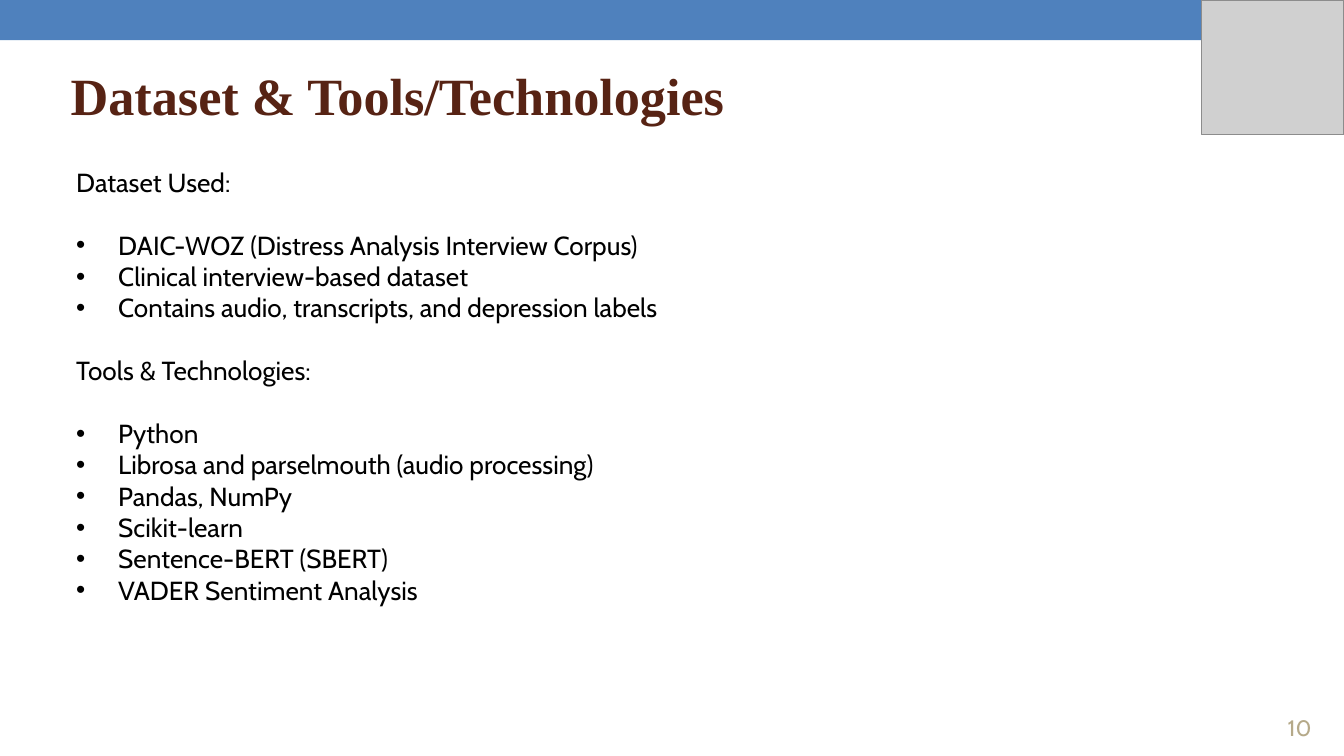
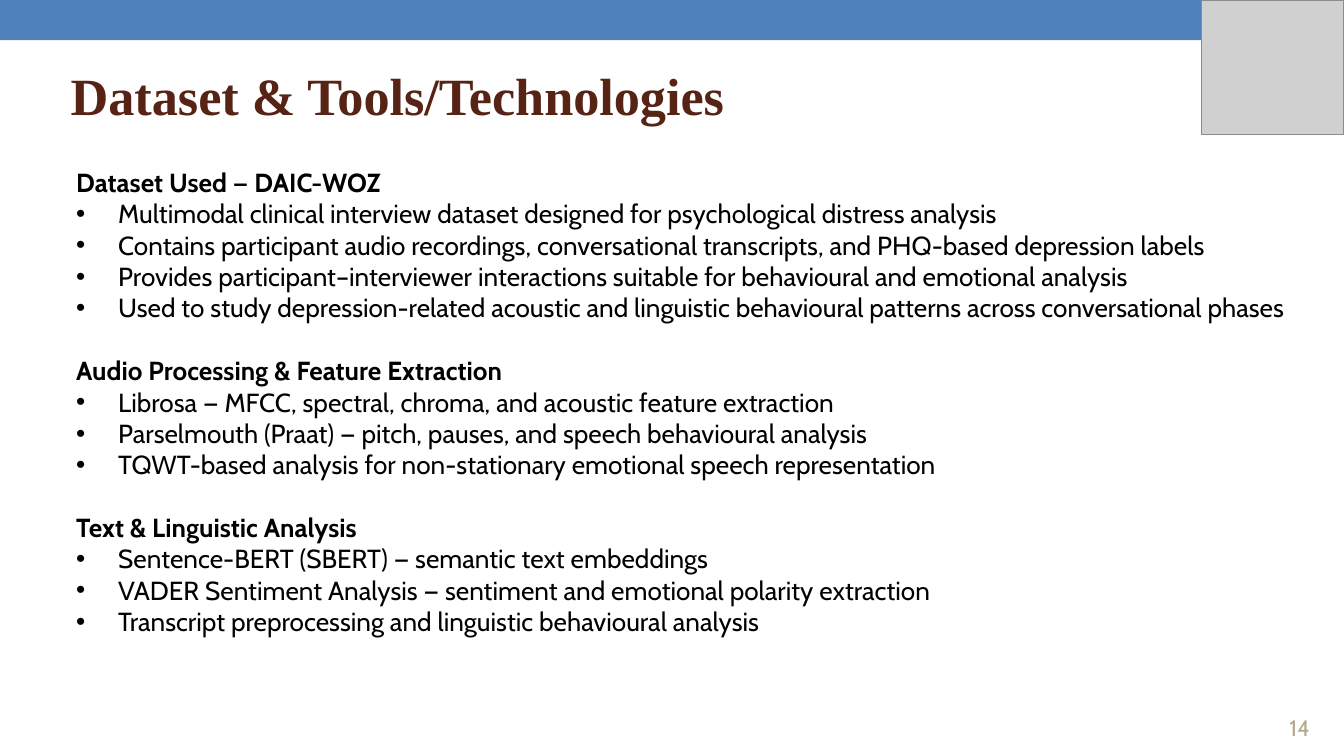
Before and after one commit to AuRa123456/mental-health-fyrp, a slide deck: slide 14 of FRP Documents/FYRP End-term Presentation PPT.pptx (slide 10 before the commit). Drawn at 1344x756 pixels with LibreOffice and Linux fonts; fonts in the diff are those of the drawing; grey boxes stand for pictures. Boxes give left, top, right and bottom in pixels: in the first picture for what was removed or moved away, otherwise in the second. Text is boxed around its words. In the diff, an @@ line names an element or a change of style, - is before the commit and + after.

```diff
--- a/FRP Documents/FYRP End-term Presentation PPT.pptx
+++ b/FRP Documents/FYRP End-term Presentation PPT.pptx
@@ text at (76, 172, 1284, 637): text changed @@
-Dataset Used:
-• DAIC-WOZ (Distress Analysis Interview Corpus)
-• Clinical interview-based dataset
-• Contains audio, transcripts, and depression labels
-Tools & Technologies:
-• Python
-• Librosa and parselmouth (audio processing)
-• Pandas, NumPy
-• Scikit-learn
-• Sentence-BERT (SBERT)
-• VADER Sentiment Analysis
+Dataset Used — DAIC-WOZ
+• Multimodal clinical interview dataset designed for psychological distress analysis
+• Contains participant audio recordings, conversational transcripts, and PHQ-based depression labels
+• Provides participant–interviewer interactions suitable for behavioural and emotional analysis
+• Used to study depression-related acoustic and linguistic behavioural patterns across conversational phases
+Audio Processing & Feature Extraction
+• Librosa — MFCC, spectral, chroma, and acoustic feature extraction
+• Parselmouth (Praat) — pitch, pauses, and speech behavioural analysis
+• TQWT-based analysis for non-stationary emotional speech representation
+Text & Linguistic Analysis
+• Sentence-BERT (SBERT) — semantic text embeddings
+• VADER Sentiment Analysis — sentiment and emotional polarity extraction
+• Transcript preprocessing and linguistic behavioural analysis
@@ page number at (1289, 720, 1309, 736): text changed @@
-10
+14
```
Also in this commit, not shown: 5 other slides changed, 5 slides added.
